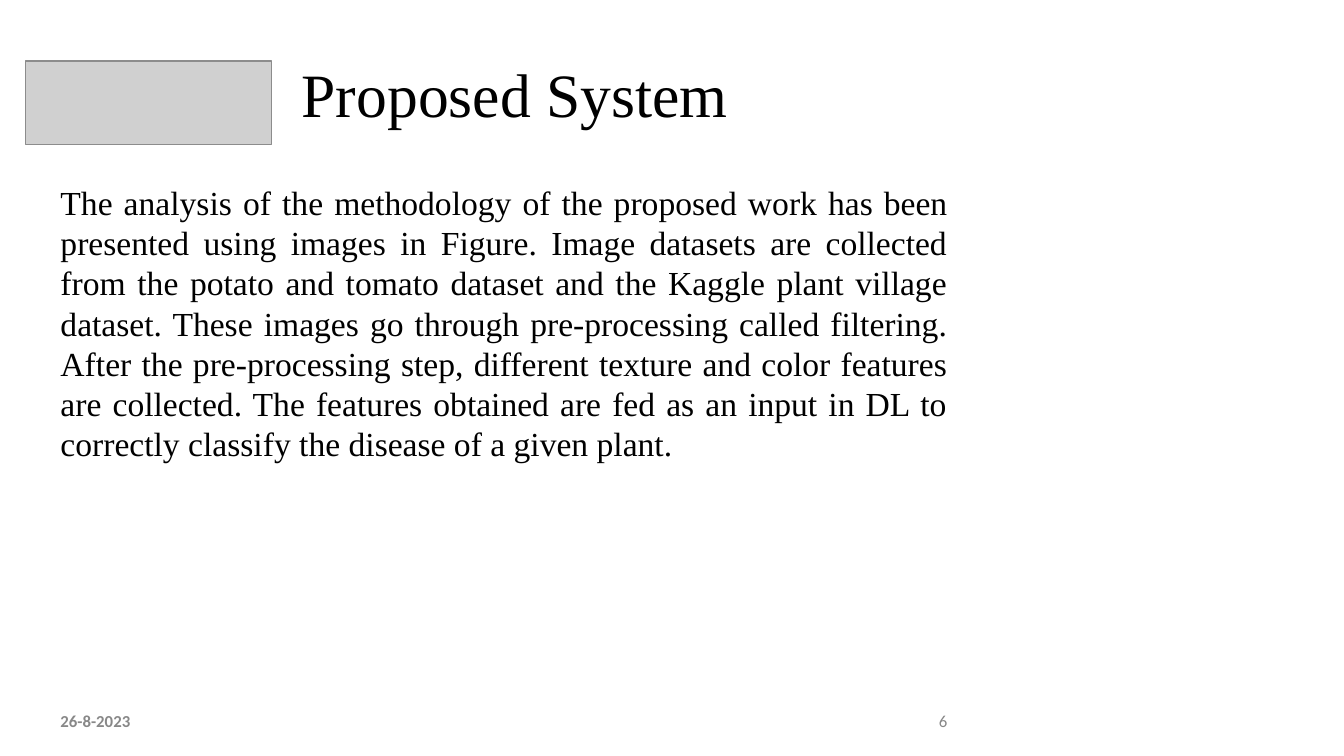
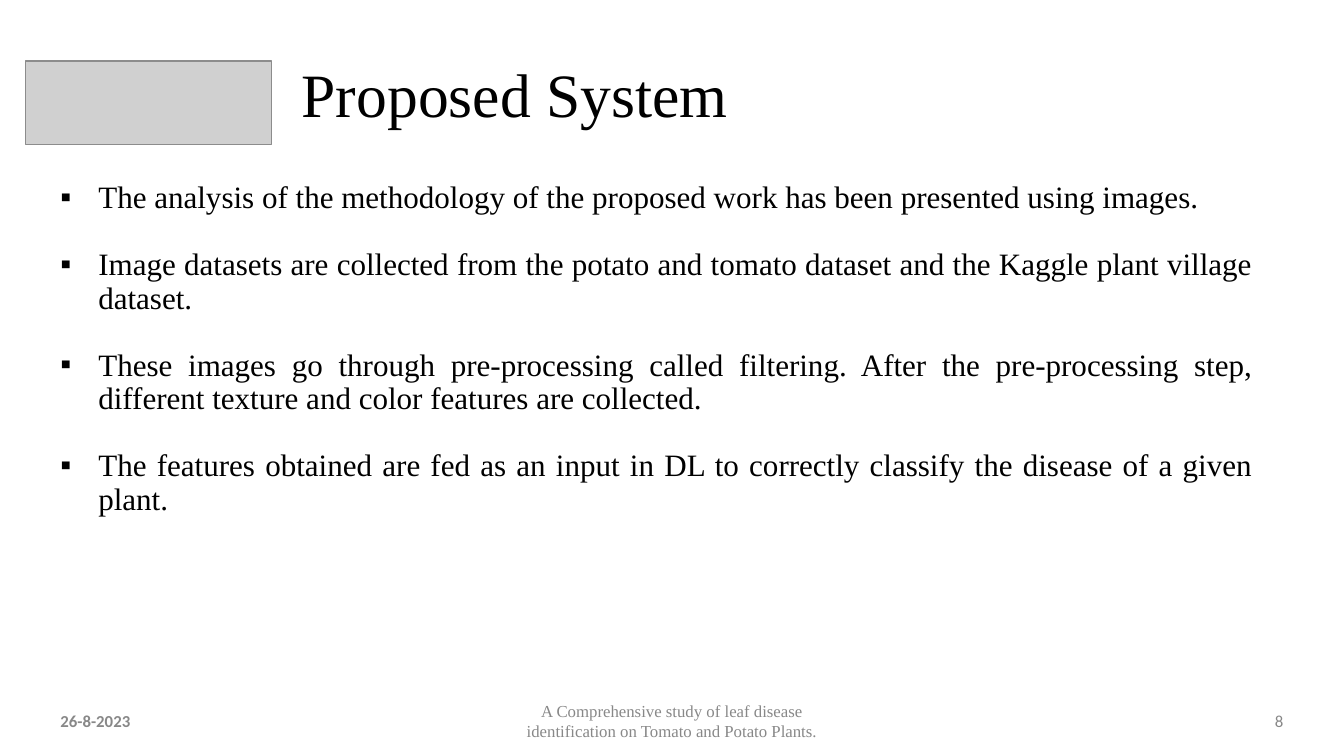
Before and after one commit to akshkalyani/Minor-Project, a slide deck: slide 8 of 1st review/First Review Minor Project.pptx (slide 6 before the commit). Drawn at 1344x756 pixels with LibreOffice and Linux fonts; fonts in the diff are those of the drawing; grey boxes stand for pictures. Boxes give left, top, right and bottom in pixels: in the first picture for what was removed or moved away, otherwise in the second. Text is boxed around its words. In the diff, an @@ line names an element or a change of style, - is before the commit and + after.

```diff
--- a/1st review/First Review Minor Project.pptx
+++ b/1st review/First Review Minor Project.pptx
@@ text at (98,186,1252,516): text changed; size 24 to 22.2 pt @@
-The analysis of the methodology of the proposed work has been presented using images in Figure. Image datasets are collected from the potato and tomato dataset and the Kaggle plant village dataset. These images go through pre-processing called filtering. After the pre-processing step, different texture and color features are collected. The features obtained are fed as an input in DL to correctly classify the disease of a given plant.
+▪ The analysis of the methodology of the proposed work has been presented using images.
+▪ Image datasets are collected from the potato and tomato dataset and the Kaggle plant village dataset.
+▪ These images go through pre-processing called filtering. After the pre-processing step, different texture and color features are collected.
+▪ The features obtained are fed as an input in DL to correctly classify the disease of a given plant.
@@ text added at (527,705,816,737), 12 pt, text #888888 @@
+A Comprehensive study of leaf disease identification on Tomato and Potato Plants.
@@ page number removed at (939,715,947,727) @@
-6
@@ page number added at (1275,715,1283,727), 12 pt, text #888888 @@
+8
```
Also in this commit, not shown: 12 other slides changed, 1 slide removed.
